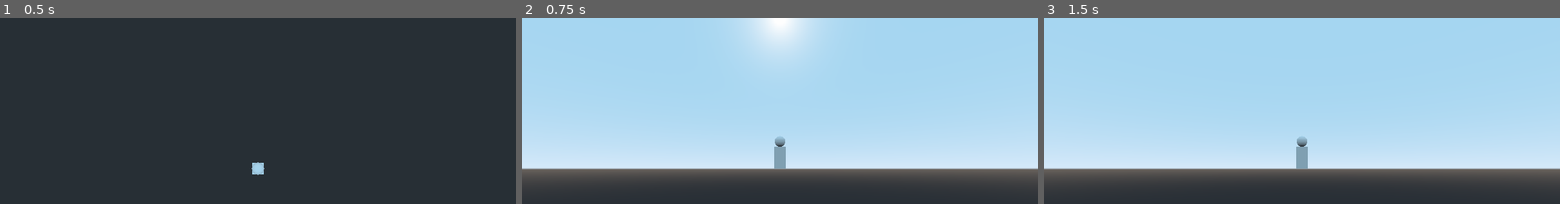
Above: before the commit, frames 1-3 (left to right).
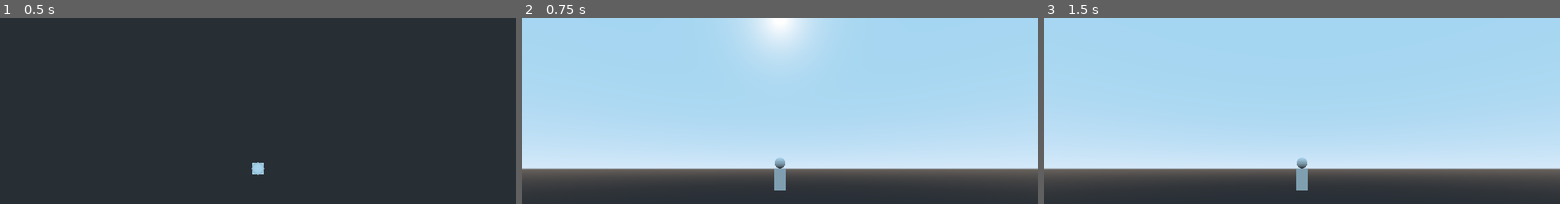
Above: after the commit, the same moments.

Repository: xofoxxy/MixAndGameJam2-ThisTimeIt-sPersonal
Game: Godot game, scene res://Player.tscn
Two runs of this game, one before a commit and one after it. Both use one fixed random seed, a clock stepped at 60 frames per second and the inputs below. This scene is started directly instead of the project's main scene.
Inputs:
- Up to frame 1 (0.5 s): no input
- Up to frame 2 (0.75 s): tap Enter at 0.5 s; hold Space (DimensionShift) from 0.53 s (still down)
- Up to frame 3 (1.5 s): release Space (DimensionShift) at 1.28 s; tap Space (DimensionShift) at 1.35 s

Frame 1 is identical in both runs. In frame 2, 0.6% of the frame differs, in the area x 48-52%, y 64-93%; in frame 3, 0.6%.

Commit message:
Translated cameras

Diff:
--- a/Player.tscn
+++ b/Player.tscn
@@ -22,7 +22,7 @@
 transform = Transform( 1, 0, 0, 0, -4.37114e-008, 1, 0, -1, -4.37114e-008, 0, 10, 0 )
 
 [node name="Cam_XZ" type="Camera" parent="."]
-transform = Transform( 1, 0, 0, 0, 1, 0, 0, 0, 1, 0, 0, 10 )
+transform = Transform( 1, 0, 0, 0, 1, 0, 0, 0, 1, 0, 1, 10 )
 
 [node name="Cam_YZ" type="Camera" parent="."]
-transform = Transform( -4.37114e-008, 0, 1, 0, 1, 0, -1, 0, -4.37114e-008, 10, 0, 0 )
+transform = Transform( -4.37114e-008, 0, 1, 0, 1, 0, -1, 0, -4.37114e-008, 10, 1, 0 )
